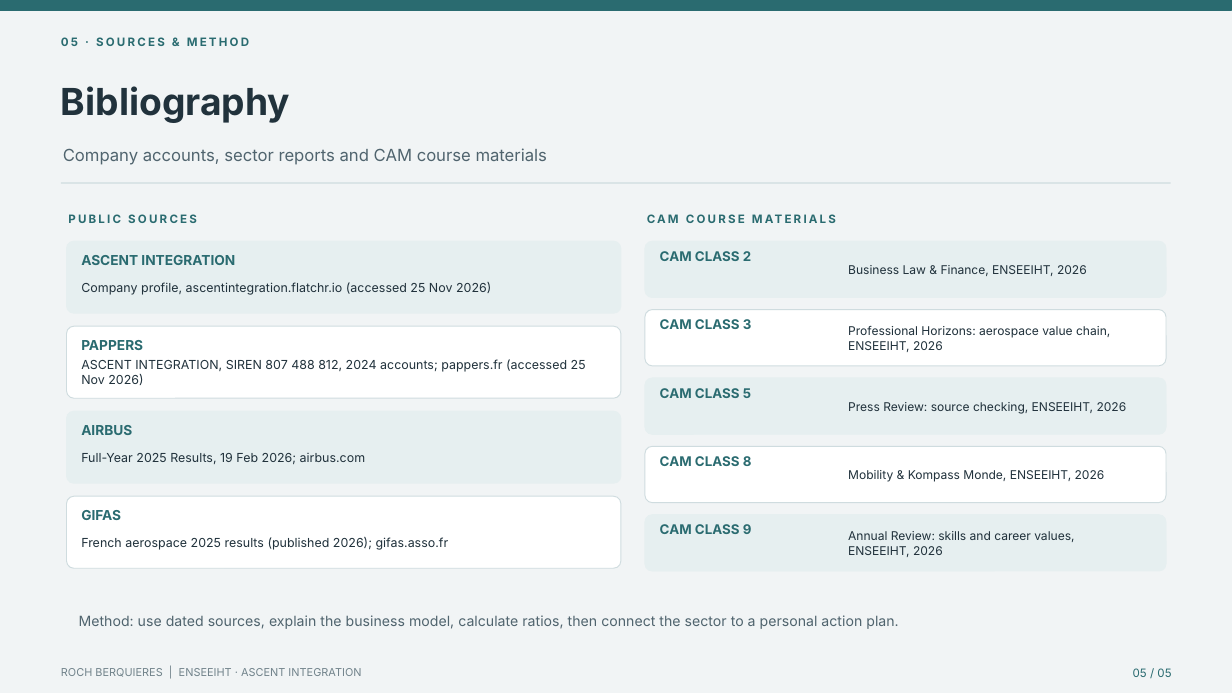
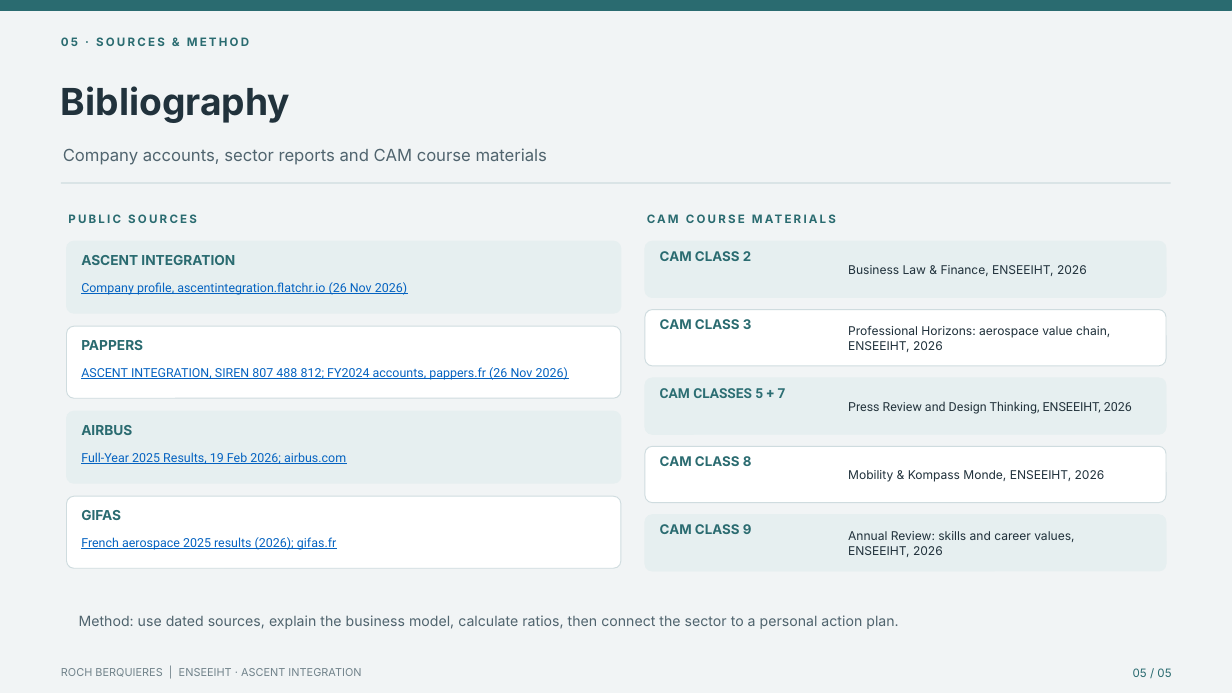
Before and after one commit to Rortuuii/roch-portfolio, a slide deck: slide 5 of documents/CEP_Roch_Berquieres_5_slides_2026.pptx. Drawn at 1232x693 pixels with LibreOffice and Linux fonts; fonts in the diff are those of the drawing. Boxes give left, top, right and bottom in pixels: in the first picture for what was removed or moved away, otherwise in the second. Text is boxed around its words. In the diff, an @@ line names an element or a change of style, - is before the commit and + after.

Commit message:
Revise CAM CEP: add portrait, consolidate references on slide 5 and update slide previews

```diff
--- a/documents/CEP_Roch_Berquieres_5_slides_2026.pptx
+++ b/documents/CEP_Roch_Berquieres_5_slides_2026.pptx
@@ text at (81, 282, 407, 295): text changed; font Inter to Roboto; text colour #21323C to #0563C1 @@
-Company profile, ascentintegration.flatchr.io (accessed 25 Nov 2026)
+Company profile, ascentintegration.flatchr.io (26 Nov 2026)
@@ text at (81, 367, 568, 380): text changed; font Inter to Roboto; text colour #21323C to #0563C1 @@
-ASCENT INTEGRATION, SIREN 807 488 812, 2024 accounts; pappers.fr (accessed 25 Nov 2026)
+ASCENT INTEGRATION, SIREN 807 488 812; FY2024 accounts, pappers.fr (26 Nov 2026)
@@ text at (660, 388, 786, 398): text changed; size 10.4 to 10.7 pt; font Inter to Roboto; text colour #2A6B70 to #2C6E73 @@
-CAM CLASS 5
+CAM CLASSES 5 + 7
@@ text at (848, 401, 1132, 414): text changed; size 9.3 to 9.7 pt; font Inter to Roboto; text colour #21323C to #24343D @@
-Press Review: source checking, ENSEEIHT, 2026
+Press Review and Design Thinking, ENSEEIHT, 2026
@@ text "Full-Year 2025 Results, 19 Feb ..." at (81, 452, 346, 464): font Inter to Roboto, text colour #21323C to #0563C1, underline on @@
@@ text at (81, 537, 336, 550): text changed; font Inter to Roboto; text colour #21323C to #0563C1 @@
-French aerospace 2025 results (published 2026); gifas.asso.fr
+French aerospace 2025 results (2026); gifas.fr
```
Also in this commit, not shown: 4 other slides changed, 9 other files.
